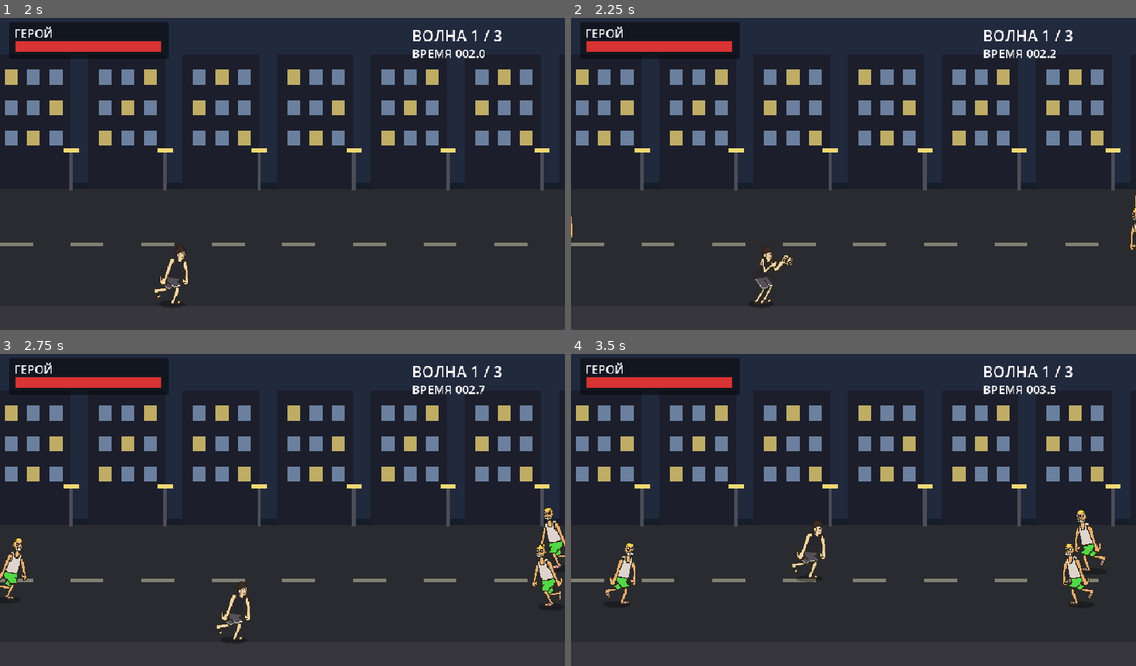
Above: before the commit, frames 1-4 (two rows, left to right).
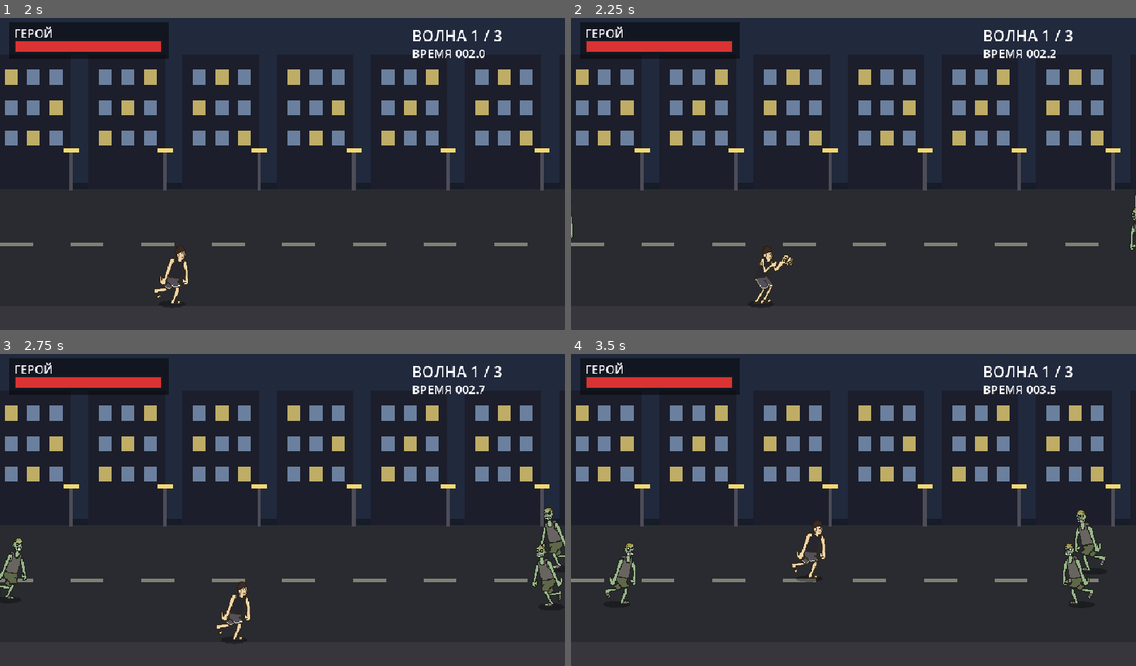
Above: after the commit, the same moments.

Repository: Kirtus228/zombie-beat
Game: Godot game, scene res://main.tscn
Same seed, same stepped clock (60 frames per second), same inputs: the game is played once before the commit and once after it.
Inputs:
- Up to frame 1 (2 s): tap Enter at 0.5 s; hold D (move_right) 0.53-1.28 s; tap J (attack) at 0.6, 1.35 s; hold S (move_down) from 1.28 s (still down)
- Up to frame 2 (2.25 s): release S (move_down) at 2.03 s; hold D (move_right) from 2.03 s (still down); tap J (attack) at 2.1 s
- Up to frame 3 (2.75 s): keep holding D (move_right)
- Up to frame 4 (3.5 s): release D (move_right) at 2.78 s; hold W (move_up) from 2.78 s (still down); tap J (attack) at 2.85 s

Frame 1 is identical in both runs. In frame 2, less than 0.1% of the frame differs, in the area x 0-100%, y 56-75%; in frame 3, 0.9%; in frame 4, 0.9%, in the area x 6-95%, y 50-80%.

Commit message:
zombies: recolored frames (green skin, dirty clothes), same geometry and animations

Diff:
--- a/scripts/fighter.gd
+++ b/scripts/fighter.gd
@@ -6,6 +6,9 @@
 const FRAME_DIR := "res://assets/jampa/norm_"
 # свой герой по фото Кирилла: перекрашенные кадры пака (tools/recolor_hero.ps1)
 const HERO_DIR := "res://assets/hero/"
+# зомби: перекрашенные кадры пака (tools/recolor_zombie.ps1) — та же геометрия,
+# поэтому анимации и хитбоксы не меняются
+const ZOMBIE_DIR := "res://assets/zombie/"
 const SPRITE_SCALE := 0.62
 const CELL_FEET := 107.5 # от центра кадра до ступней, px
 const PUNCH_HOLD := 0.34
@@ -59,6 +62,8 @@
 func _dir_for(sheet: String) -> String:
 	if sheet == "guy1" and ResourceLoader.exists(HERO_DIR + "idle.png"):
 		return HERO_DIR
+	if sheet == "guy2" and ResourceLoader.exists(ZOMBIE_DIR + "idle.png"):
+		return ZOMBIE_DIR
 	return FRAME_DIR + sheet
 
 func _build_frames() -> SpriteFrames:
Binary file added: assets/zombie/down.png
Not shown, added: assets/zombie/down.png.import
Binary file added: assets/zombie/falling.png
Not shown, added: assets/zombie/falling.png.import
Binary file added: assets/zombie/idle.png
Not shown, added: assets/zombie/idle.png.import
Binary file added: assets/zombie/jump.png
Not shown, added: assets/zombie/jump.png.import
Binary file added: assets/zombie/jumpkick.png
Not shown, added: assets/zombie/jumpkick.png.import
Binary file added: assets/zombie/punch1_0.png
Not shown, added: assets/zombie/punch1_0.png.import
(and 25 more such lines)
